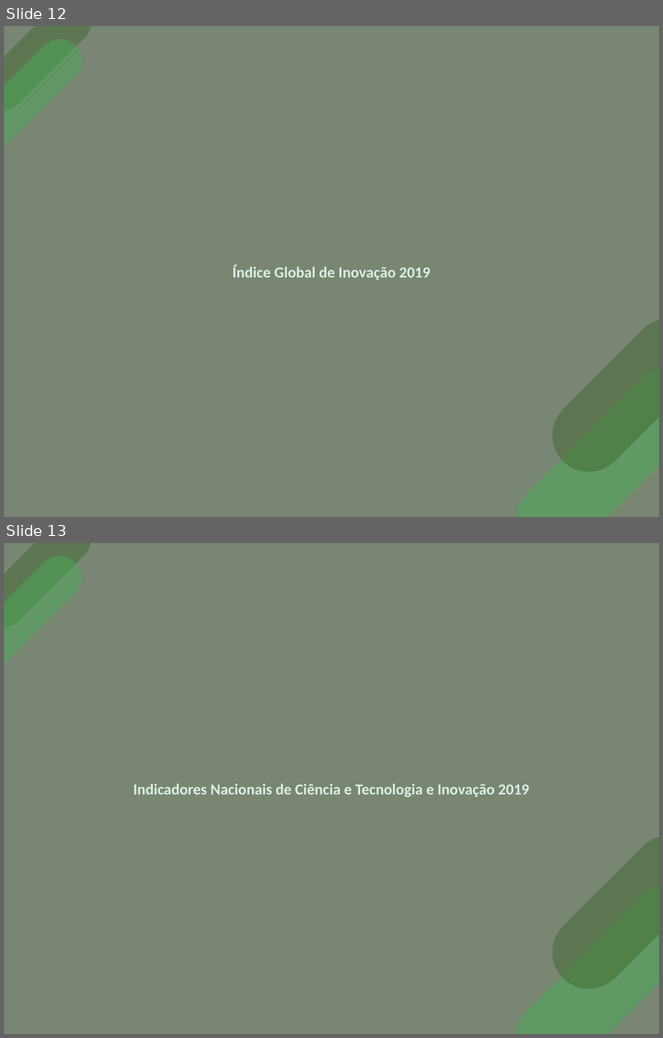
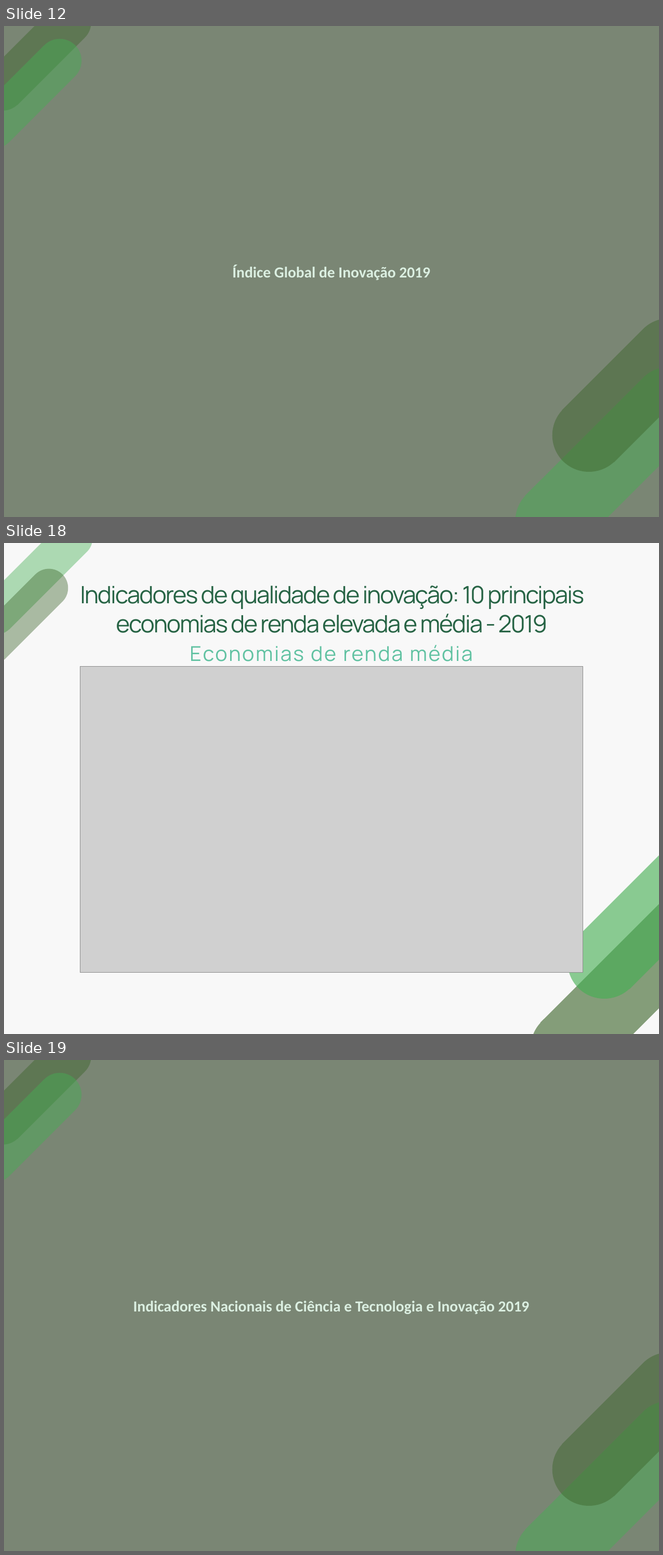
Before and after one commit to josenaldo/apresentacao-sbg-2020, a slide deck: apresentacao-sbg-2020.pptx. Shown one above the other, each under a label of ours: slides 12 and 13 before the commit, slides 12, 18 and 19 after it; the slides between them are not shown. The pictures are 663x1038 and 663x1555 pixels, drawn with LibreOffice and Linux fonts; fonts in the diff are those of the drawing; grey boxes stand for pictures; background and template pictures are left out. Boxes give left, top, right and bottom in pixels: in the first picture for what was removed or moved away, otherwise in the second. Text is boxed around its words. In the diff, an @@ line names an element or a change of style, - is before the commit and + after.

```diff
--- a/apresentacao-sbg-2020.pptx
+++ b/apresentacao-sbg-2020.pptx
@@ slide 18 added at <box>4,543,659,1034</box>, background #F8F8F8 @@
@@ freeform shape added at <box>4,543,101,643</box>, fill #45AF53 at 42% opacity @@
@@ freeform shape added at <box>4,561,76,673</box>, fill #3E662C at 42% opacity @@
@@ title added at <box>80,586,584,633</box>, 28 pt, text #276445 @@
+Indicadores de qualidade de inovação: 10 principais economias de renda elevada e média - 2019
@@ text added at <box>190,645,473,667</box>, 24 pt, text #61C2A2 @@
+Economias de renda média
@@ picture added at <box>80,666,583,973</box> @@
@@ freeform shape added at <box>553,830,659,1014</box>, fill #45AF53 at 62% opacity @@
@@ freeform shape added at <box>515,879,659,1034</box>, fill #3E662C at 62% opacity @@
@@ what was slide 13 is now slide 19 @@
```
Also in this commit, not shown: 5 other slides added, 5 other files.
